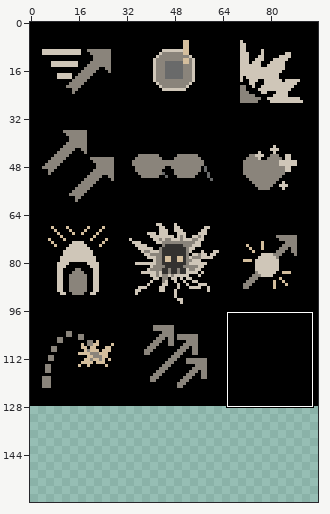
Pixel-art file -- Art-source/UI/PowerUpIcon/powerup-icon-atlas.aseprite. Above: a wide view before the commit, with the close-up outlined.
Close-up. First the earlier version:
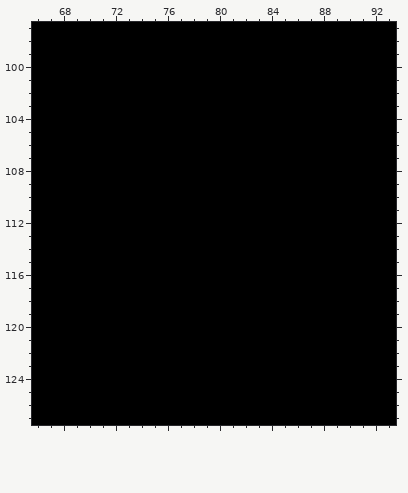
96x128 pixels, 1 frame. Shown: x 66..93, y 97..127. The old version is drawn lined up with the new one, on the new canvas. The commit also changed other parts of the picture, which this record leaves out.
The result:
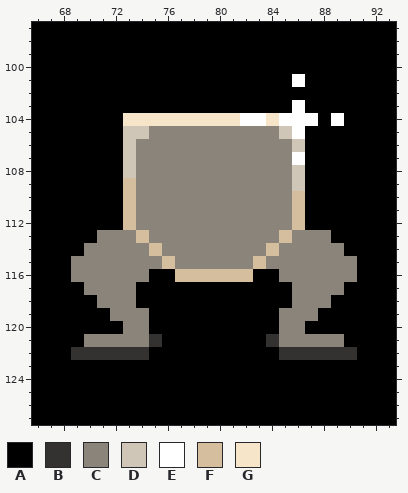
Palette (. is transparent): A #000000  B #343230  C #8a847b  D #cfc6b8  E #ffffff  F #d4be9d  G #f7e5c9
What changed:
canvas 96x128 -> 96x160
y 101: x 86 A -> E
y 103: x 86 A -> E
y 104: x 73..87 AAAAAAAAAAAAAAA -> GGGGGGGGGEEGEEE; x 89 A -> E
y 105: x 73..86 AAAAAAAAAAAAAA -> DDCCCCCCCCCCDE
y 106: x 73..86 AAAAAAAAAAAAAA -> DCCCCCCCCCCCCD
y 107: x 73..86 AAAAAAAAAAAAAA -> DCCCCCCCCCCCCE
y 108: x 73..86 AAAAAAAAAAAAAA -> DCCCCCCCCCCCCD
y 109: x 73..86 AAAAAAAAAAAAAA -> FCCCCCCCCCCCCD
y 110..112: x 73..86 AAAAAAAAAAAAAA -> FCCCCCCCCCCCCF
y 113: x 71..88 AAAAAAAAAAAAAAAAAA -> CCCFCCCCCCCCCCFCCC
y 114: x 70..89 AAAAAAAAAAAAAAAAAAAA -> CCCCCFCCCCCCCCFCCCCC
y 115: x 69..90 AAAAAAAAAAAAAAAAAAAAAA -> CCCCCCCFCCCCCCFCCCCCCC
y 116: x 69..74 AAAAAA -> CCCCCC; x 77..82 AAAAAA -> FFFFFF; x 85..90 AAAAAA -> CCCCCC
y 117: x 70..73 AAAA -> CCCC; x 86..89 AAAA -> CCCC
y 118: x 71..73 AAA -> CCC; x 86..88 AAA -> CCC
y 119: x 72..74 AAA -> CCC; x 85..87 AAA -> CCC
y 120: x 73..74 AA -> CC; x 85..86 AA -> CC
y 121: x 70..75 AAAAAA -> CCCCCB; x 84..89 AAAAAA -> BCCCCC
y 122: x 69..74 AAAAAA -> BBBBBB; x 85..90 AAAAAA -> BBBBBB
